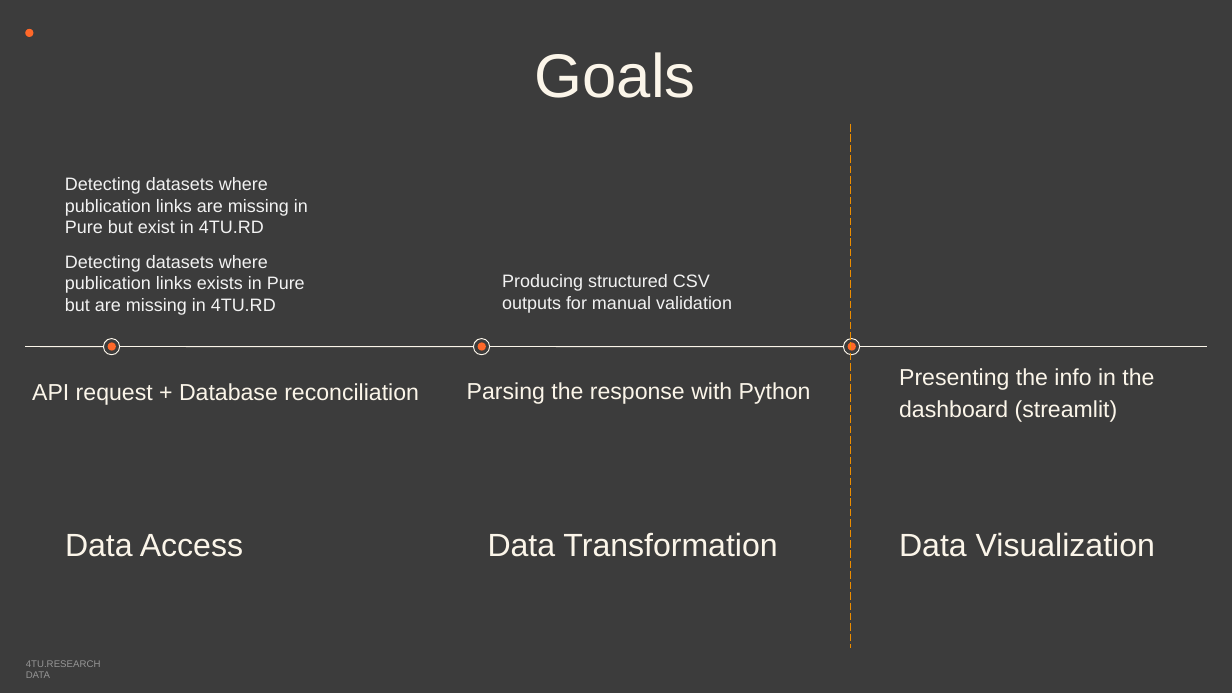
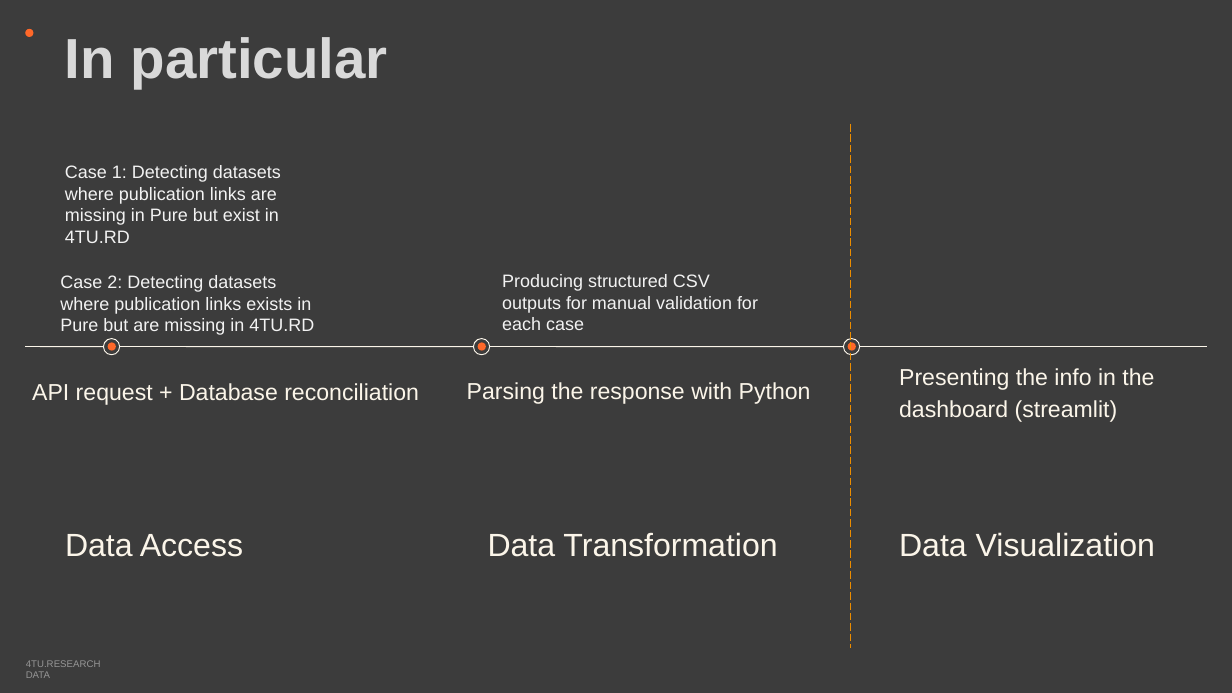
Before and after one commit to 4TUResearchData-Carpentries/API_use_case_PURE_4TU_sync, a slide deck: slide 3 of Lesson_development/Presentations/Workshop_API_sync_PURE_WUR.pptx (slide 2 before the commit). Drawn at 1232x693 pixels with LibreOffice and Linux fonts; fonts in the diff are those of the drawing. Boxes give left, top, right and bottom in pixels: in the first picture for what was removed or moved away, otherwise in the second. Text is boxed around its words. In the diff, an @@ line names an element or a change of style, - is before the commit and + after.

```diff
--- a/Lesson_development/Presentations/Workshop_API_sync_PURE_WUR.pptx
+++ b/Lesson_development/Presentations/Workshop_API_sync_PURE_WUR.pptx
@@ text added at [65,37,388,88], 44 pt, text #D9D9D9, bold @@
+In particular
@@ text removed at [535,52,696,98] @@
-Goals
@@ text at [65,165,281,243]: text changed @@
-Detecting datasets where publication links are missing in Pure but exist in 4TU.RD
+Case 1: Detecting datasets where publication links are missing in Pure but exist in 4TU.RD
@@ text at [60,275,314,335]: text changed @@
-Detecting datasets where publication links exists in Pure but are missing in 4TU.RD
+Case 2: Detecting datasets where publication links exists in Pure but are missing in 4TU.RD
@@ text at [502,274,758,330]: text changed @@
-Producing structured CSV outputs for manual validation
+Producing structured CSV outputs for manual validation for each case
```
Also in this commit, not shown: 4 other slides changed, 2 slides added, 2 slides removed, 6 other files.
